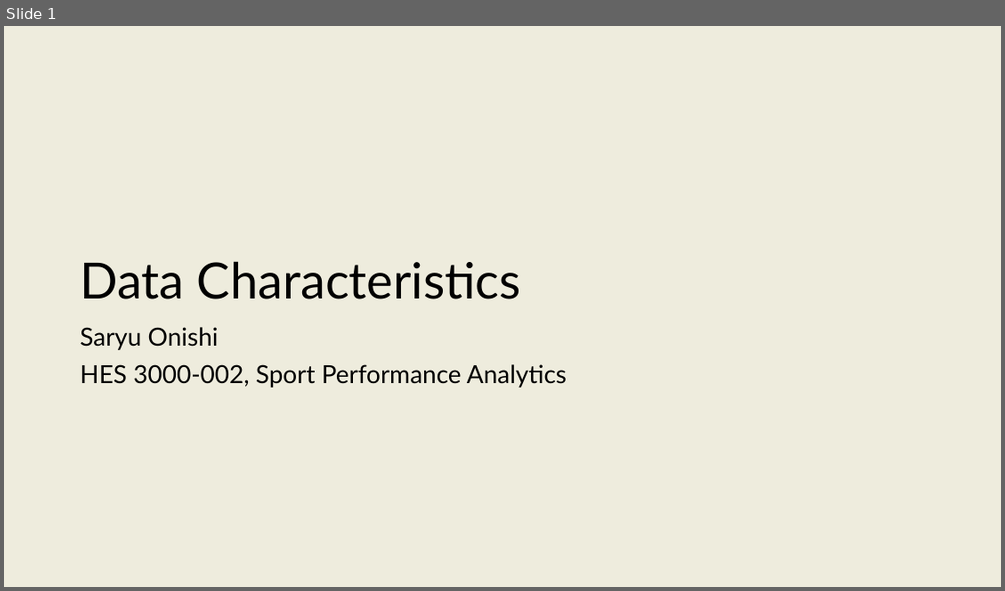
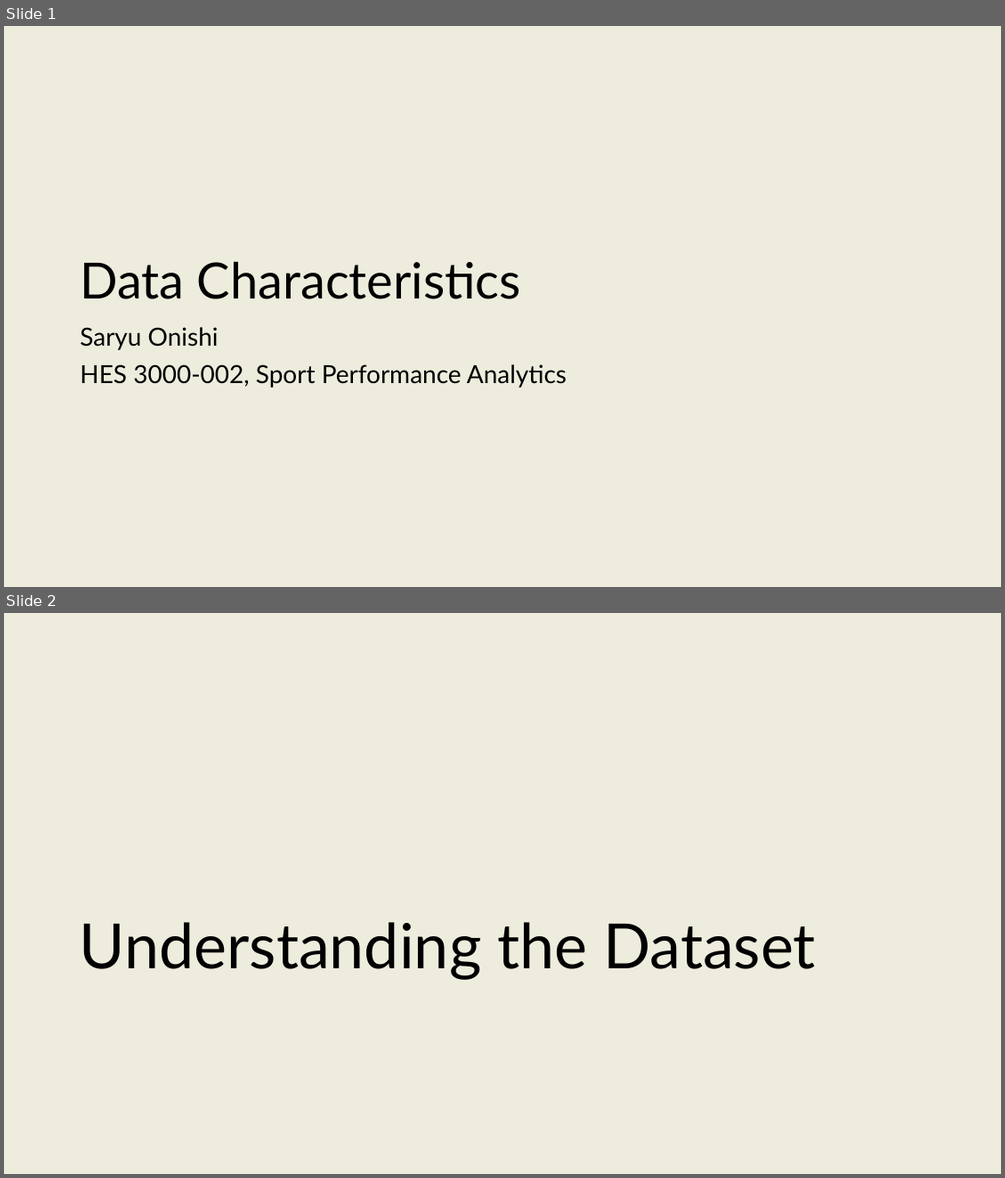
Before and after one commit to onishisaryu/HES-3000-Sports-Data-Analytics, a slide deck: pptx/Lecture6.pptx. Shown one above the other, each under a label of ours: slide 1 before the commit, slides 1 and 2 after it. The pictures are 1005x591 and 1005x1178 pixels, drawn with LibreOffice and Linux fonts; fonts in the diff are those of the drawing. Boxes give left, top, right and bottom in pixels: in the first picture for what was removed or moved away, otherwise in the second. Text is boxed around its words. In the diff, an @@ line names an element or a change of style, - is before the commit and + after.

```diff
--- a/pptx/Lecture6.pptx
+++ b/pptx/Lecture6.pptx
@@ slide 2 added at (4, 613, 1001, 1174), background #EEECDD @@
@@ title added at (80, 922, 816, 980), 60 pt, text #000000 @@
+Understanding the Dataset
```
Also in this commit, not shown: 1 slide changed, 28 other slides added, 3 other files.
